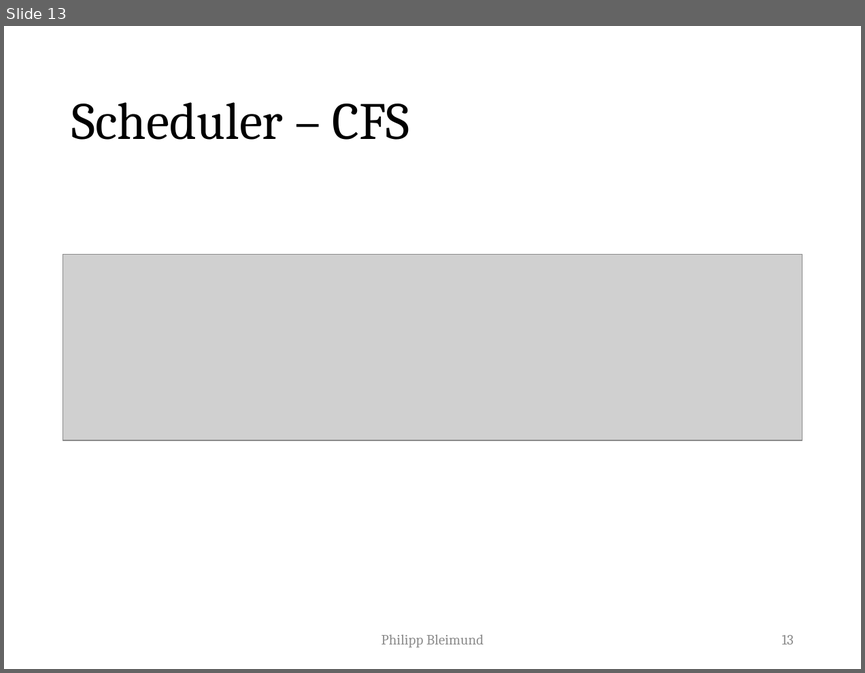
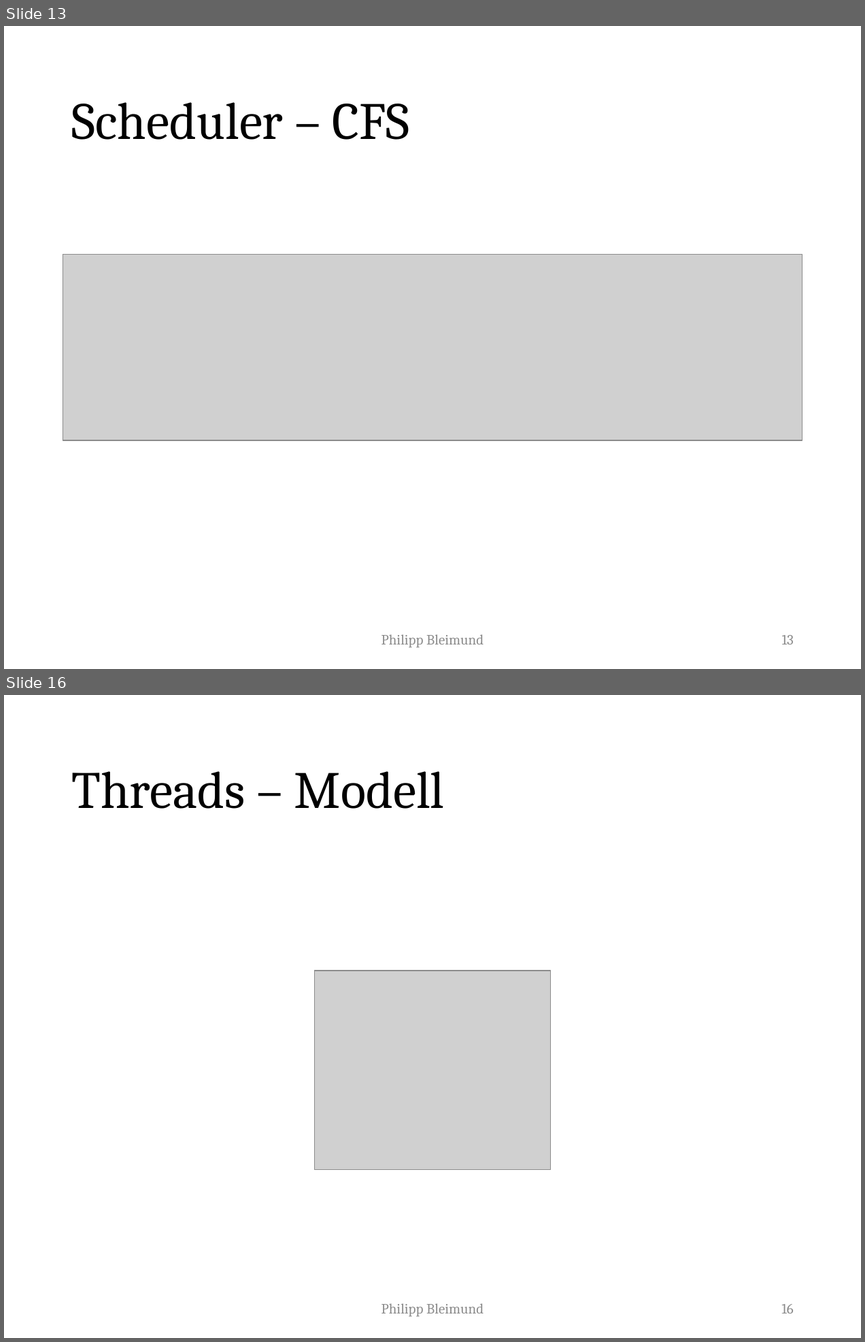
Before and after one commit to PhilippBleimund/Facharbeit_PictureMosiak, a slide deck: PowerPoint/main.pptx. Shown one above the other, each under a label of ours: slide 13 before the commit, slides 13 and 16 after it; the slides between them are not shown. The pictures are 865x673 and 865x1342 pixels, drawn with LibreOffice and Linux fonts; fonts in the diff are those of the drawing; grey boxes stand for pictures. Boxes give left, top, right and bottom in pixels: in the first picture for what was removed or moved away, otherwise in the second. Text is boxed around its words. In the diff, an @@ line names an element or a change of style, - is before the commit and + after.

```diff
--- a/PowerPoint/main.pptx
+++ b/PowerPoint/main.pptx
@@ slide 16 added at (x1=4, y1=695, x2=861, y2=1338), background #FFFFFF @@
@@ title added at (x1=71, y1=771, x2=445, y2=809), 44 pt, text #000000 @@
+Threads – Modell
@@ picture added at (x1=314, y1=970, x2=550, y2=1169) @@
@@ text added at (x1=381, y1=1303, x2=483, y2=1317), 12 pt, text #8C8C8C @@
+Philipp Bleimund
@@ page number added at (x1=781, y1=1304, x2=793, y2=1313), 12 pt, text #8C8C8C @@
+16
```
Also in this commit, not shown: 4 other slides added, 12 other files.
